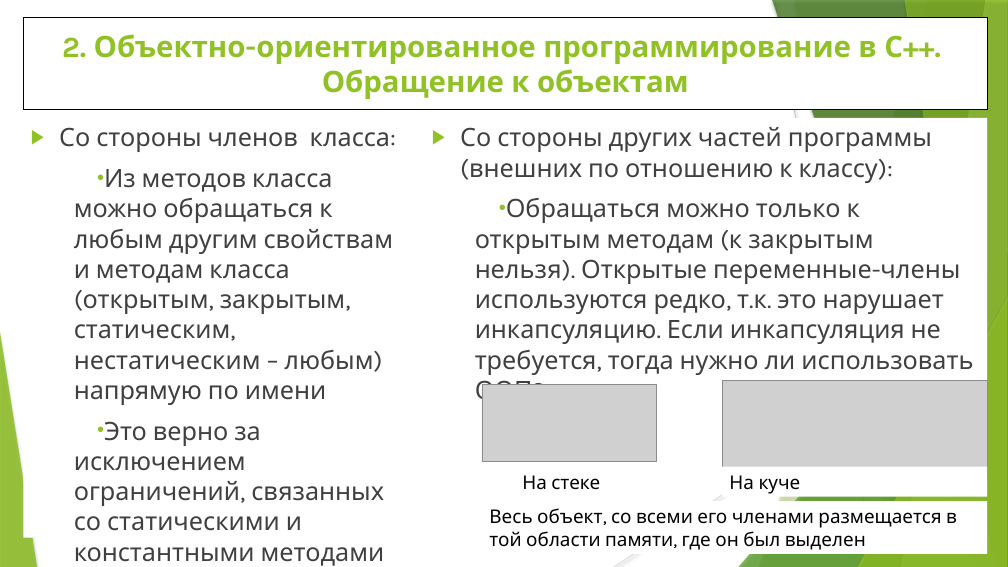
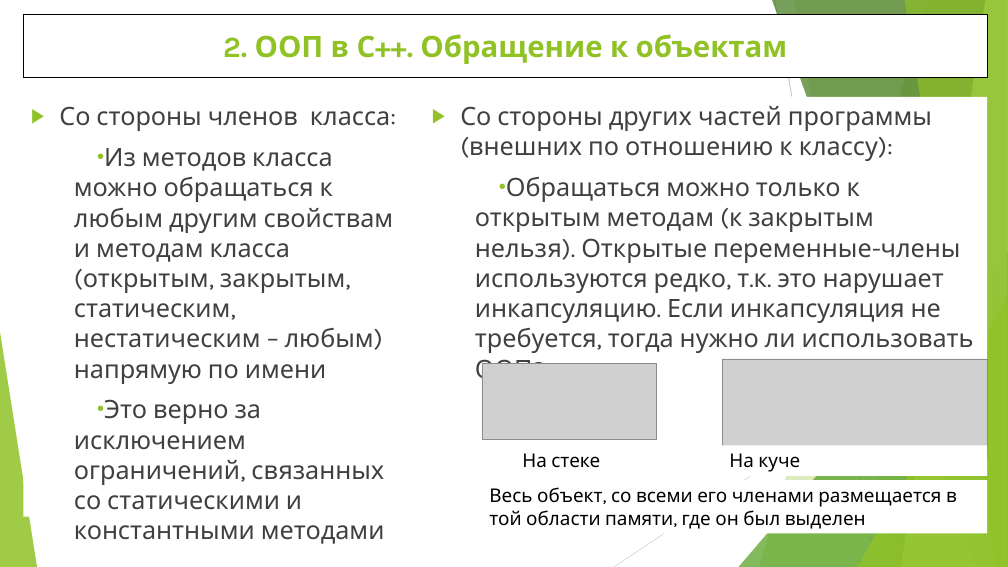
Before and after one commit to WhiteCatStudies/lectures, a slide deck: slide 27 of pt1/lectures/lecture1/lecture1.pptx. Drawn at 1008x567 pixels with LibreOffice and Linux fonts; fonts in the diff are those of the drawing; grey boxes stand for pictures. Boxes give left, top, right and bottom in pixels: in the first picture for what was removed or moved away, otherwise in the second. Text is boxed around its words. In the diff, an @@ line names an element or a change of style, - is before the commit and + after.

```diff
--- a/pt1/lectures/lecture1/lecture1.pptx
+++ b/pt1/lectures/lecture1/lecture1.pptx
@@ title "2. ООП в С++. Обращение ...": place and size @@
-title "2. ООП в С++. Обращение ..." at (23, 17, 988, 110)
+title "2. ООП в С++. Обращение ..." at (23, 14, 988, 78)
@@ title "2. ООП в С++. Обращение ..." at (23, 14, 988, 78): rectangle to title @@
@@ line (775, 0) - (876, 567): stroke #BFBFBF 0.74 pt to #BFBFBF 0.75 pt @@
@@ freeform shape at (794, 0, 1008, 567): shadow off; outline redrawn @@
@@ title at (223, 34, 788, 64): text changed @@
-2. Объектно-ориентированное программирование в С++.
-Обращение к объектам
+2. ООП в С++. Обращение к объектам
@@ 3 texts, 2 pictures, 2 rectangles: place and size @@
-3 texts, 2 pictures, 2 rectangles at (59, 127, 988, 554)
+3 texts, 2 pictures, 2 rectangles at (59, 106, 988, 534)
@@ text at (59, 106, 390, 131): indent changed @@
@@ text at (460, 106, 932, 161): indent changed @@
@@ line (1008, 305) - (614, 567): stroke #D9D9D9 0.74 pt to #D9D9D9 0.75 pt @@
@@ shadow off in 7 elements at (759, 0, 1008, 567), (739, 252, 1008, 567), (772, 0, 1008, 567), (901, 0, 1008, 567), (904, 0, 1008, 567), (858, 297, 1008, 567), (0, 332, 37, 567) @@
```
Also in this commit, not shown: 29 other slides changed, 1 slide added.
